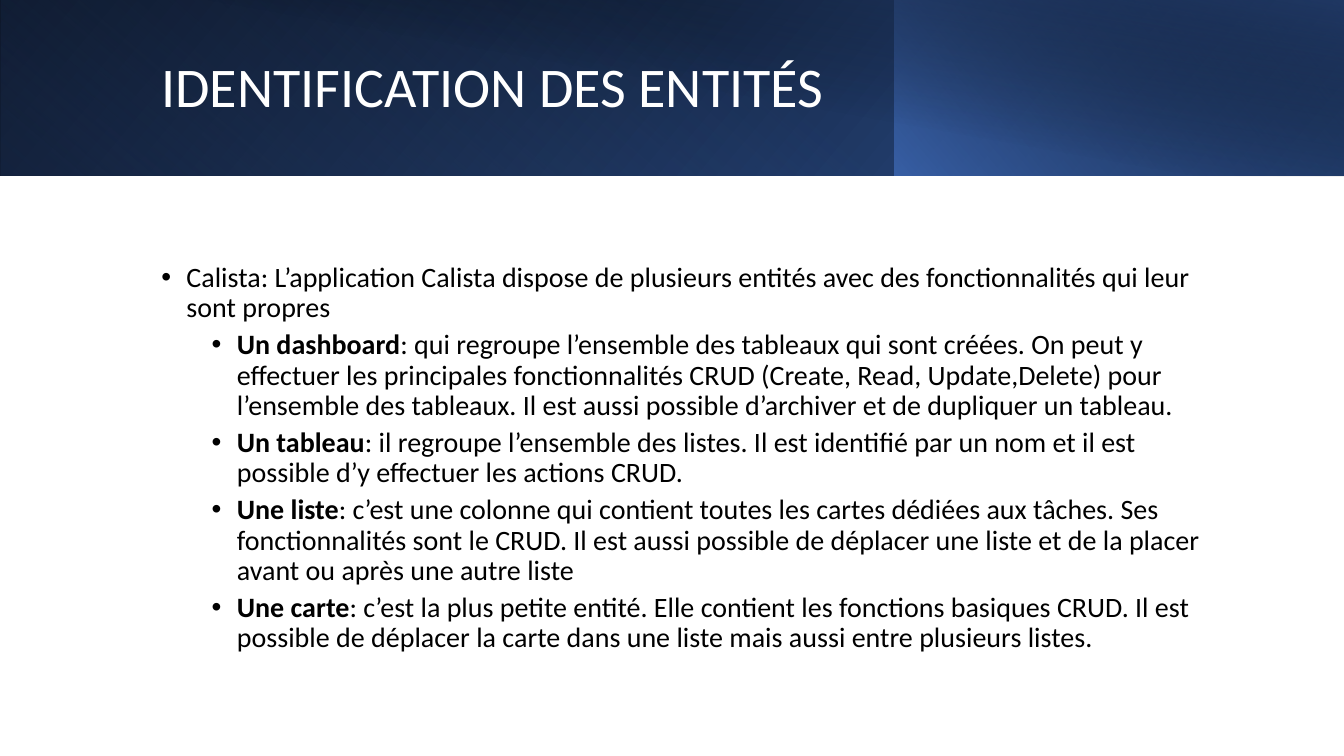
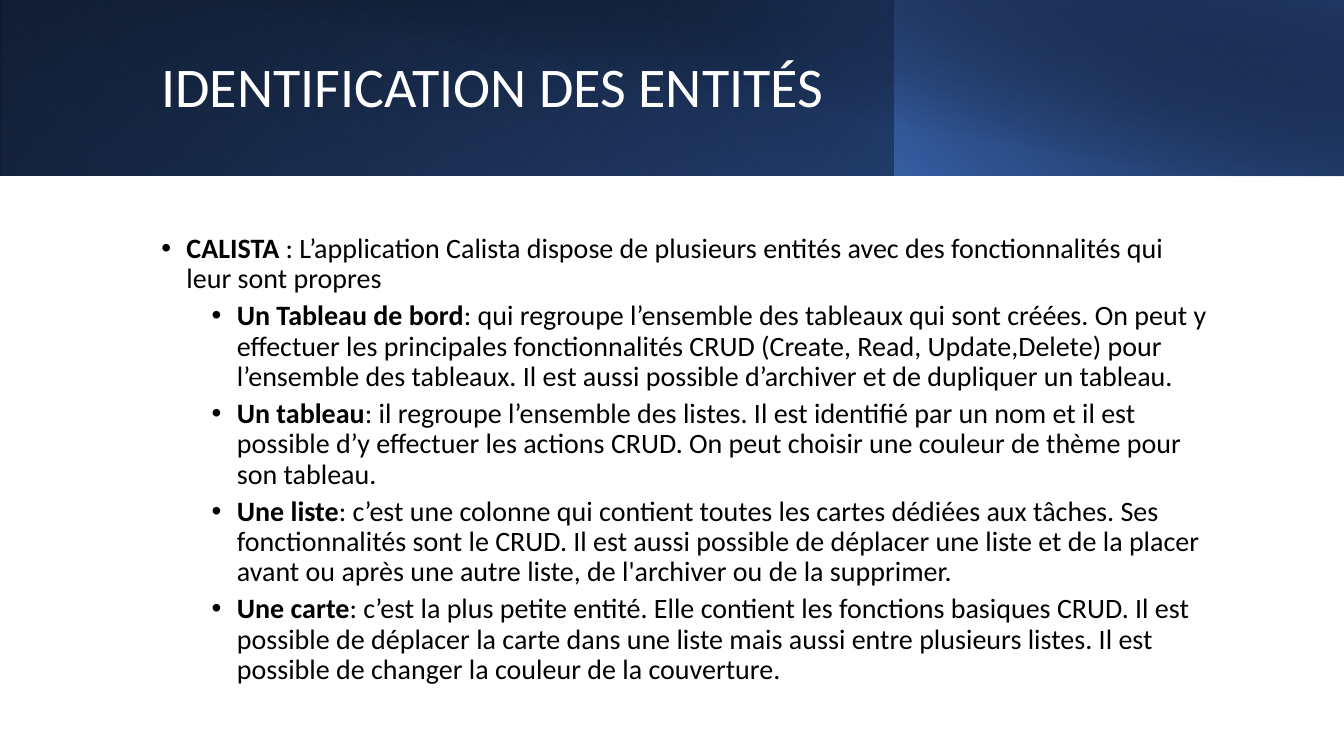
Before and after one commit to mrstph/project-calista, a slide deck: slide 5 of dossier-analyse/dossier-analyse.pptx (slide 4 before the commit). Drawn at 1344x756 pixels with LibreOffice and Linux fonts; fonts in the diff are those of the drawing. Boxes give left, top, right and bottom in pixels: in the first picture for what was removed or moved away, otherwise in the second. Text is boxed around its words. In the diff, an @@ line names an element or a change of style, - is before the commit and + after.

```diff
--- a/dossier-analyse/dossier-analyse.pptx
+++ b/dossier-analyse/dossier-analyse.pptx
@@ text at (x1=186, y1=238, x2=1207, y2=684): text changed @@
-• Calista: L’application Calista dispose de plusieurs entités avec des fonctionnalités qui leur sont propres
-  • Un dashboard: qui regroupe l’ensemble des tableaux qui sont créées. On peut y effectuer les principales fonctionnalités CRUD (Create, Read, Update,Delete) pour l’ensemble des tableaux. Il est aussi possible d’archiver et de dupliquer un tableau.
-  • Un tableau: il regroupe l’ensemble des listes. Il est identifié par un nom et il est possible d’y effectuer les actions CRUD.
-  • Une liste: c’est une colonne qui contient toutes les cartes dédiées aux tâches. Ses fonctionnalités sont le CRUD. Il est aussi possible de déplacer une liste et de la placer avant ou après une autre liste
-  • Une carte: c’est la plus petite entité. Elle contient les fonctions basiques CRUD. Il est possible de déplacer la carte dans une liste mais aussi entre plusieurs listes.
+• CALISTA : L’application Calista dispose de plusieurs entités avec des fonctionnalités qui leur sont propres
+  • Un Tableau de bord: qui regroupe l’ensemble des tableaux qui sont créées. On peut y effectuer les principales fonctionnalités CRUD (Create, Read, Update,Delete) pour l’ensemble des tableaux. Il est aussi possible d’archiver et de dupliquer un tableau.
+  • Un tableau: il regroupe l’ensemble des listes. Il est identifié par un nom et il est possible d’y effectuer les actions CRUD. On peut choisir une couleur de thème pour son tableau.
+  • Une liste: c’est une colonne qui contient toutes les cartes dédiées aux tâches. Ses fonctionnalités sont le CRUD. Il est aussi possible de déplacer une liste et de la placer avant ou après une autre liste, de l'archiver ou de la supprimer.
+  • Une carte: c’est la plus petite entité. Elle contient les fonctions basiques CRUD. Il est possible de déplacer la carte dans une liste mais aussi entre plusieurs listes. Il est possible de changer la couleur de la couverture.
```
Also in this commit, not shown: 36 other slides changed, 3 slides added, 2 slides removed.
